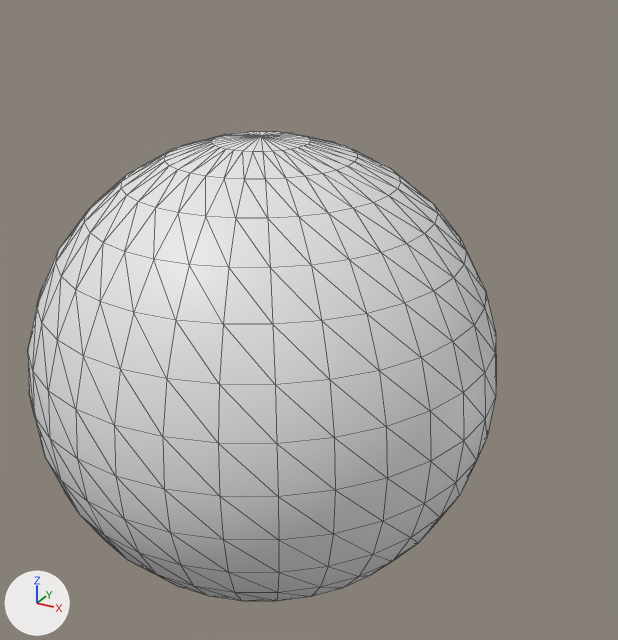
Before and after pictures for a commit that changed the glTF model assets/projectile/granade.glb.
The view is the same before and after, from a camera (50 mm lens) standing at (1.8, -2.88, 1.69) and looking at (0.13, 0.16, 0.17). Lighting does not change. The marker at lower left points along +X, +Y and +Z. Mesh edges are drawn as thin lines. Where no turn or scale is listed for an object, it has been applied to the vertices.
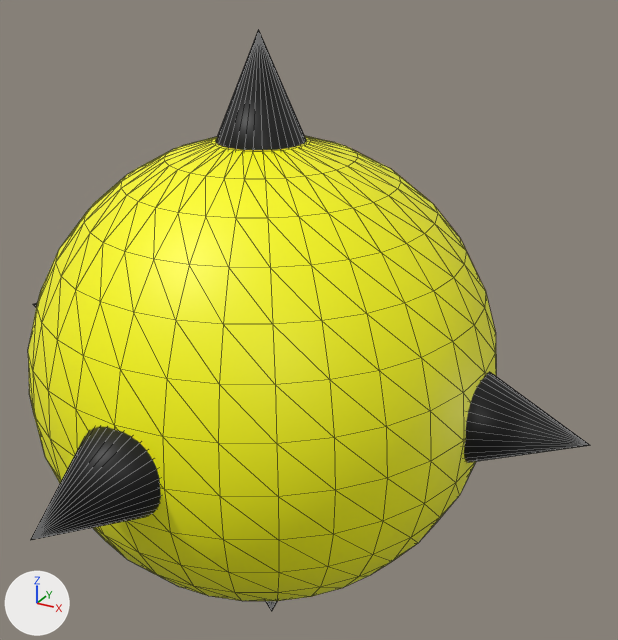
Commit message: firing granades wothout a force

Location of each change, [x1, y1, x2, y2] in pixels of the pictures (618 x 640 px):
'Sphere', recoloured (white to yellow): [28, 131, 496, 601] in both
'Cone.002', added (black): after [31, 426, 161, 540]
'Cone.003', added (black): after [464, 372, 589, 463]
'Cone', added: after [216, 29, 306, 150]
'Cone.004', added: after [266, 601, 277, 611]

Diff of the bpy script that builds the scene:
```diff
--- a/assets/projectile/granade.glb.py
+++ b/assets/projectile/granade.glb.py
@@ mat_yellow @@
+mat_yellow = principled_material('Yellow')
+mat_yellow.base_color = (1.0, 1.0, 0.0)  # yellow #ffff00
@@ mat_black_002 @@
+mat_black_002 = principled_material('Black.002')
+mat_black_002.base_color = (0.0, 0.0, 0.0)  # black #000000
@@ me_sphere @@
 me_sphere.from_pydata(...)  # 482 vertices, 960 faces; spans x -1.0..1.0, y -1.0..1.0, z -1.0..1.0
+me_sphere.materials.append(mat_yellow)  # yellow #ffff00
@@ me_cone_005 @@
+me_cone_005.from_pydata(...)  # a 32-sided cone pointing to -z spanning x -0.3..0.3, y -0.3..0.3, z -1.4..-0.7
+me_cone_005.materials.append(mat_black_002)  # black #000000
@@ me_cone_004 @@
+me_cone_004.from_pydata(...)  # a 32-sided cone pointing to -y spanning x -0.3..0.3, y -1.4..-0.7, z -0.3..0.3
+me_cone_004.materials.append(mat_black_002)  # black #000000
@@ me_cone_003 @@
+me_cone_003.from_pydata(...)  # a 32-sided cone pointing to +x spanning x 0.7..1.4, y -0.3..0.3, z -0.3..0.3
+me_cone_003.materials.append(mat_black_002)  # black #000000
@@ me_cone_001 @@
+me_cone_001.from_pydata(...)  # a 32-sided cone pointing to -x spanning x -1.4..-0.7, y -0.3..0.3, z -0.3..0.3
+me_cone_001.materials.append(mat_black_002)  # black #000000
@@ me_cone @@
+me_cone.from_pydata(...)  # a 32-sided cone pointing to +z spanning x -0.3..0.3, y -0.3..0.3, z 0.7..1.4
+me_cone.materials.append(mat_black_002)  # black #000000
@@ ob_cone_004 @@
+ob_cone_004 = bpy.data.objects.new('Cone.004', me_cone_005)
+ob_cone_004.location = (0.0, 0.0, 0.0)
@@ ob_cone_002 @@
+ob_cone_002 = bpy.data.objects.new('Cone.002', me_cone_004)
+ob_cone_002.location = (0.0, 0.0, 0.0)
@@ ob_cone_003 @@
+ob_cone_003 = bpy.data.objects.new('Cone.003', me_cone_003)
+ob_cone_003.location = (0.0, 0.0, 0.0)
@@ ob_cone_001 @@
+ob_cone_001 = bpy.data.objects.new('Cone.001', me_cone_001)
+ob_cone_001.location = (0.0, 0.0, 0.0)
@@ ob_cone @@
+ob_cone = bpy.data.objects.new('Cone', me_cone)
+ob_cone.location = (0.0, 0.0, 0.0)
```
